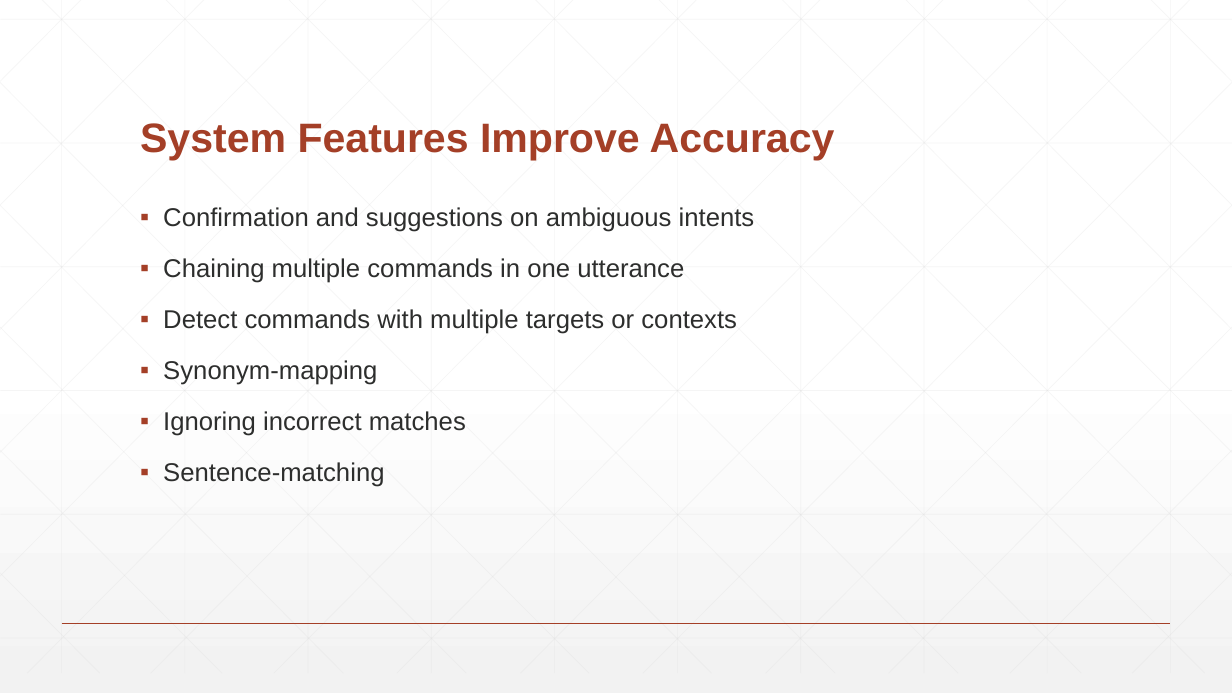
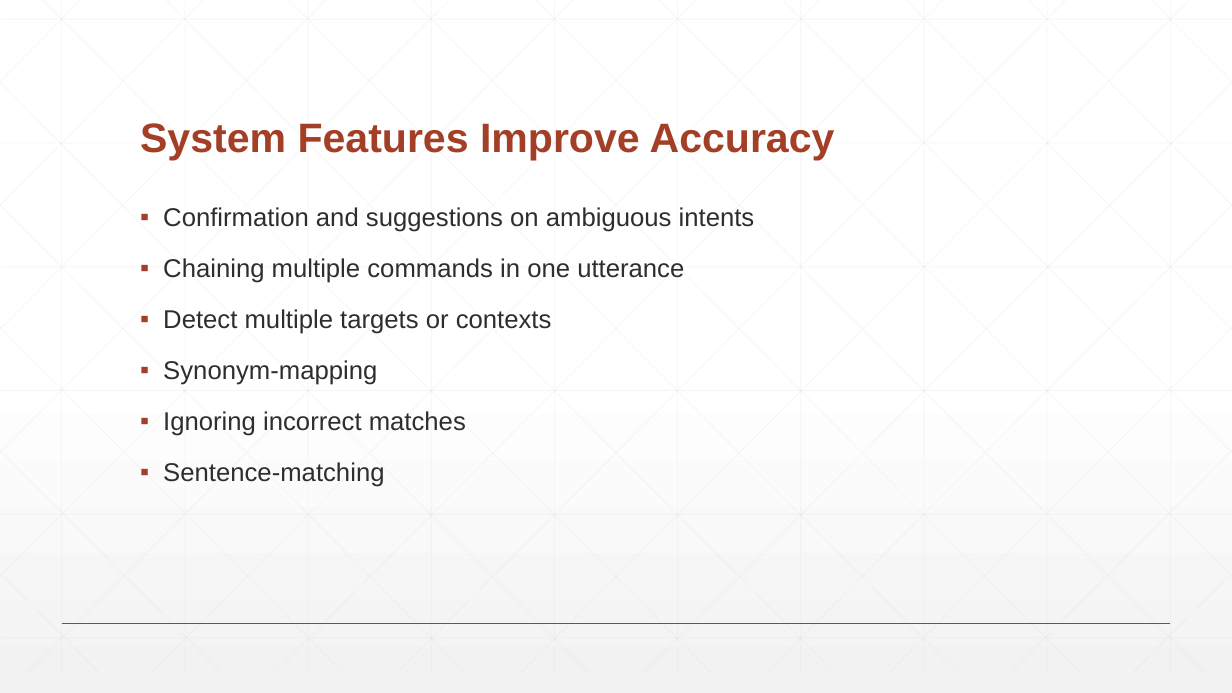
Before and after one commit to BaronKhan/VoiceRecognitionRPG, a slide deck: slide 21 of presentation/presentation.pptx (slide 16 before the commit). Drawn at 1232x693 pixels with LibreOffice and Linux fonts; fonts in the diff are those of the drawing. Boxes give left, top, right and bottom in pixels: in the first picture for what was removed or moved away, otherwise in the second. Text is boxed around its words. In the diff, an @@ line names an element or a change of style, - is before the commit and + after.

```diff
--- a/presentation/presentation.pptx
+++ b/presentation/presentation.pptx
@@ text at <box>163,309,552,334</box>: text changed @@
-▪ Detect commands with multiple targets or contexts
+▪ Detect multiple targets or contexts
```
Also in this commit, not shown: 6 other slides changed, 10 slides added, 3 other files.
